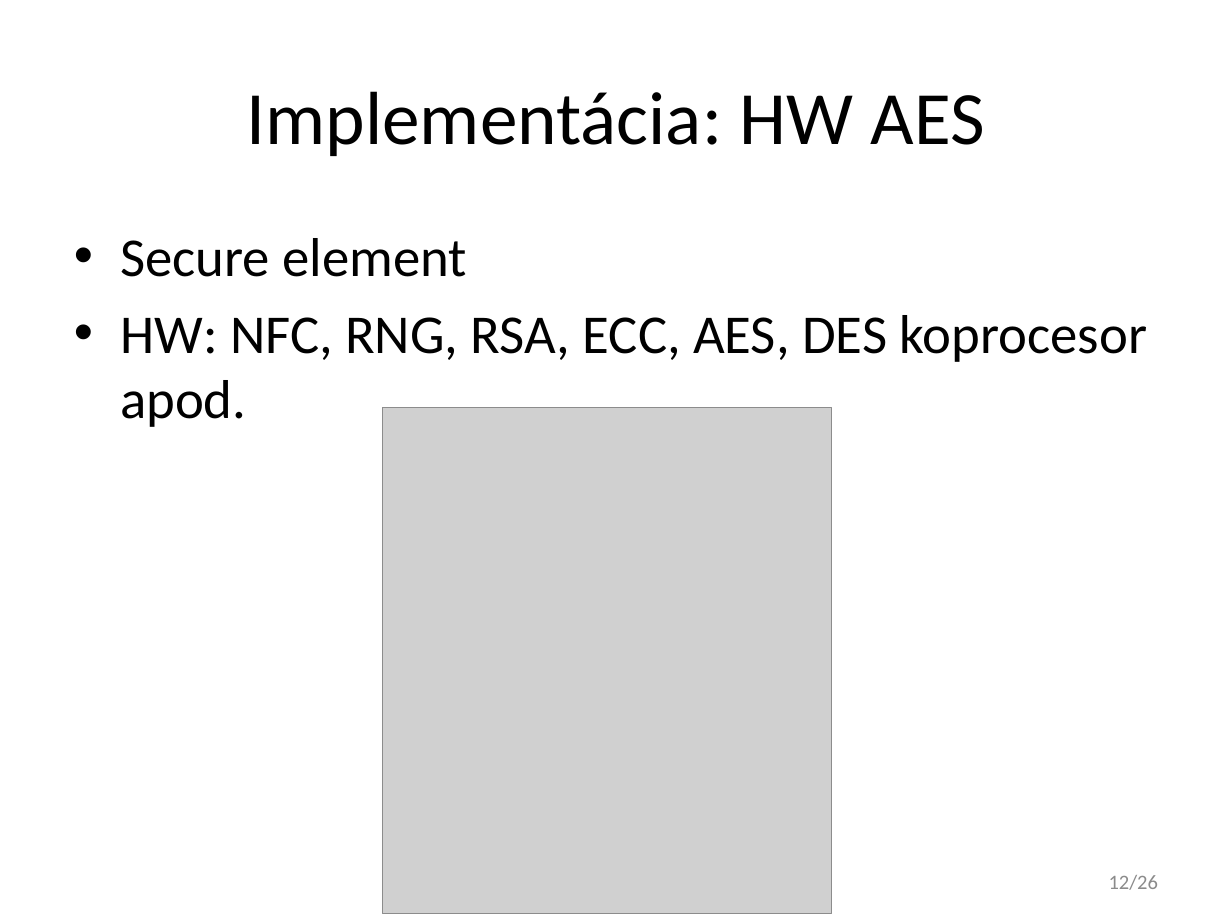
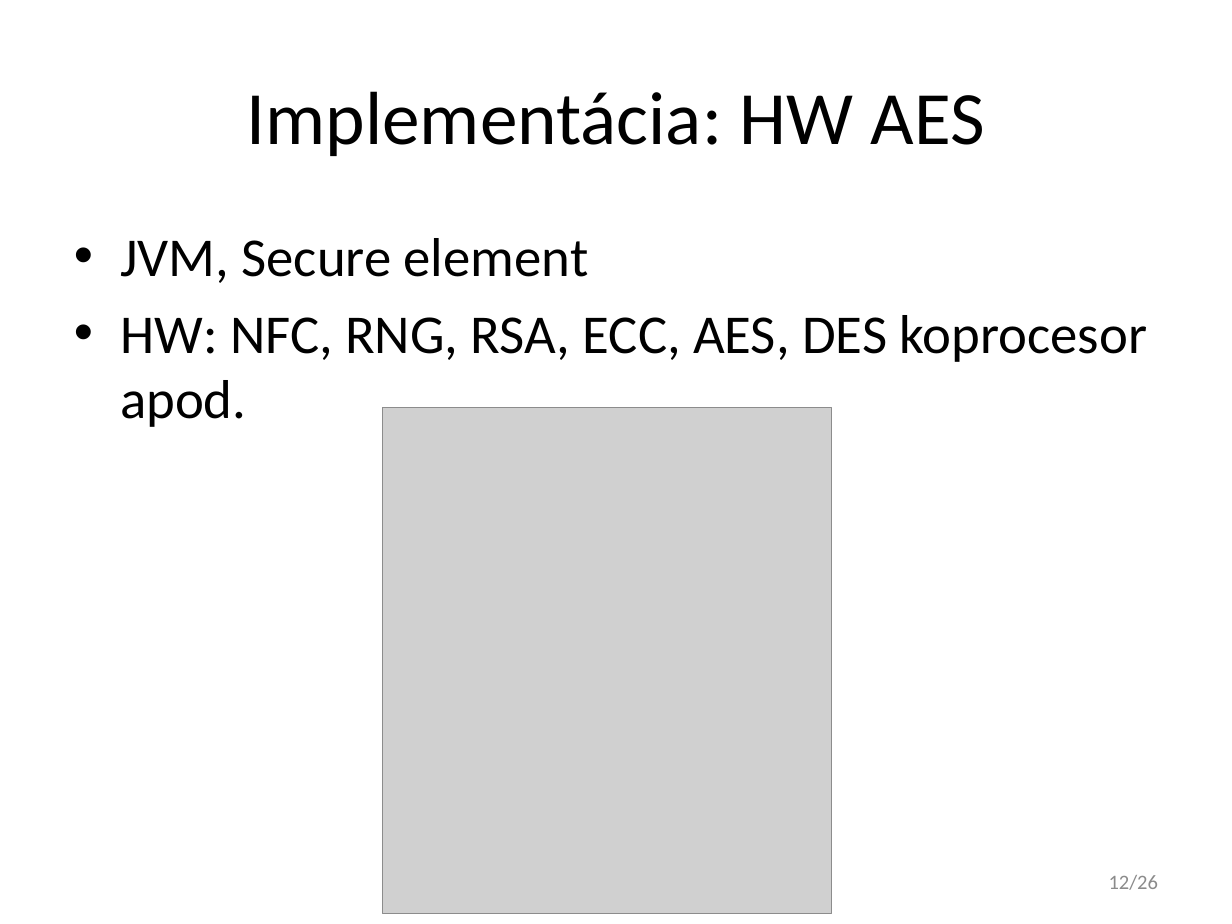
Before and after one commit to javacard-FOSS-applets/nrf6310-pca10007, a slide deck: slide 12 of Obhajoba/xdoubravsky_dp.pptx. Drawn at 1232x924 pixels with LibreOffice and Linux fonts; fonts in the diff are those of the drawing; grey boxes stand for pictures. Boxes give left, top, right and bottom in pixels: in the first picture for what was removed or moved away, otherwise in the second. Text is boxed around its words. In the diff, an @@ line names an element or a change of style, - is before the commit and + after.

```diff
--- a/Obhajoba/xdoubravsky_dp.pptx
+++ b/Obhajoba/xdoubravsky_dp.pptx
@@ text at [120, 238, 589, 283]: text changed @@
-• Secure element
+• JVM, Secure element
```
Also in this commit, not shown: 10 other slides changed.
